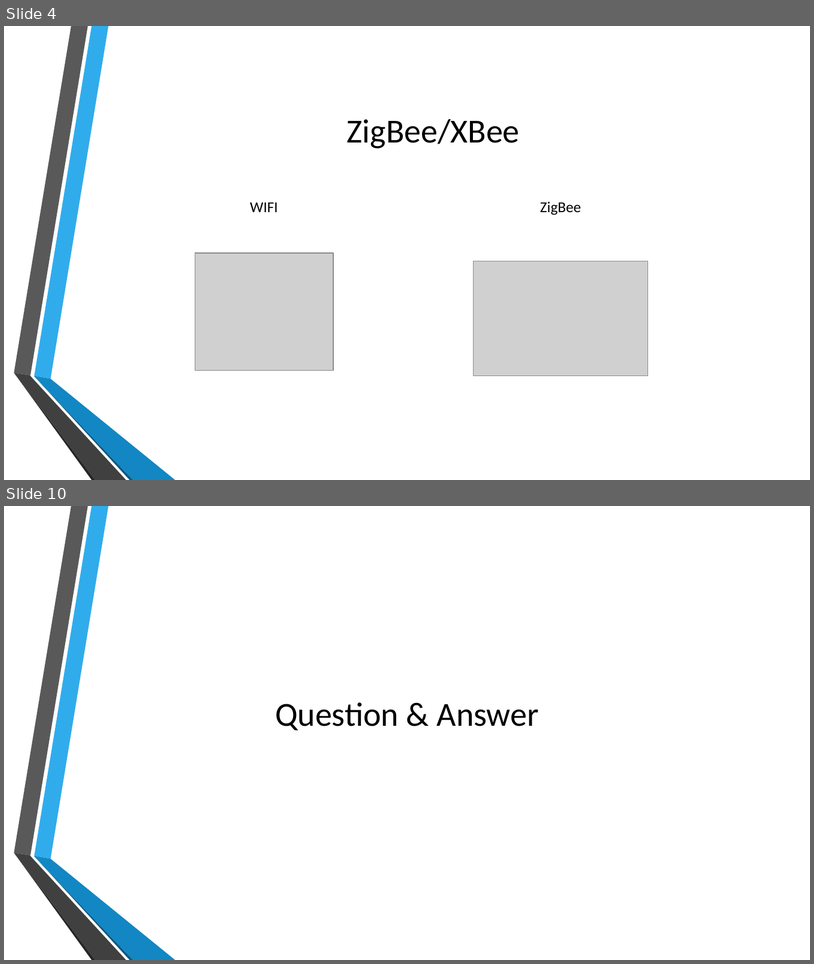
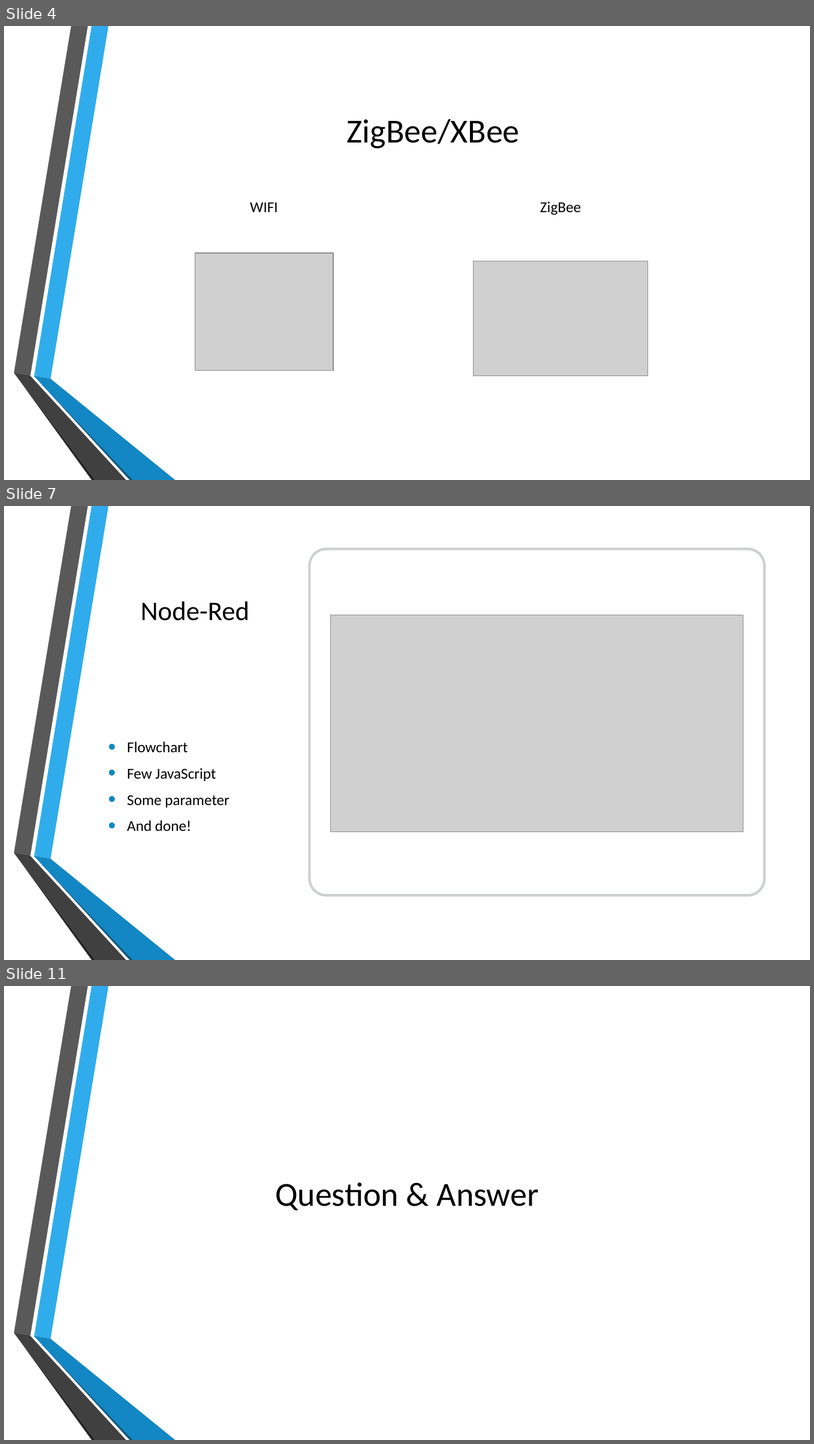
Before and after one commit to AWTZA/ELEX-4560-Project, a slide deck: Oral_Presentation.pptx. Shown one above the other, each under a label of ours: slides 4 and 10 before the commit, slides 4, 7 and 11 after it; the slides between them are not shown. The pictures are 814x964 and 814x1444 pixels, drawn with LibreOffice and Linux fonts; fonts in the diff are those of the drawing; grey boxes stand for pictures; background and template pictures are left out. Boxes give left, top, right and bottom in pixels: in the first picture for what was removed or moved away, otherwise in the second. Text is boxed around its words. In the diff, an @@ line names an element or a change of style, - is before the commit and + after.

```diff
--- a/Oral_Presentation.pptx
+++ b/Oral_Presentation.pptx
@@ slide 7 added at (4, 506, 810, 960), background picture (left out) @@
@@ rounded rectangle added at (309, 549, 765, 895), fill #FFFFFF, outline #979D9F 3 pt @@
@@ title added at (141, 601, 249, 621), 32 pt, text #000000 @@
+Node-Red
@@ picture added at (330, 615, 743, 831) @@
@@ text added at (127, 741, 230, 831), 18 pt, text #000000 @@
+• Flowchart
+• Few JavaScript
+• Some parameter
+• And done!
@@ group added at (14, 506, 175, 960): 6 freeform shapes @@
@@ what was slide 10 is now slide 11 @@
```
Also in this commit, not shown: 5 slides changed, 3 other slides added, 2 slides removed.
